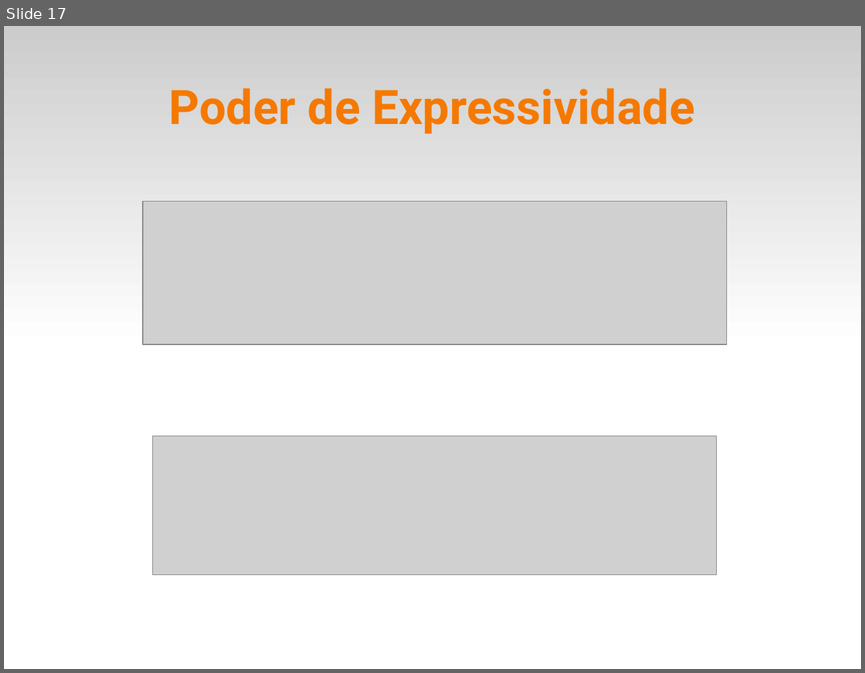
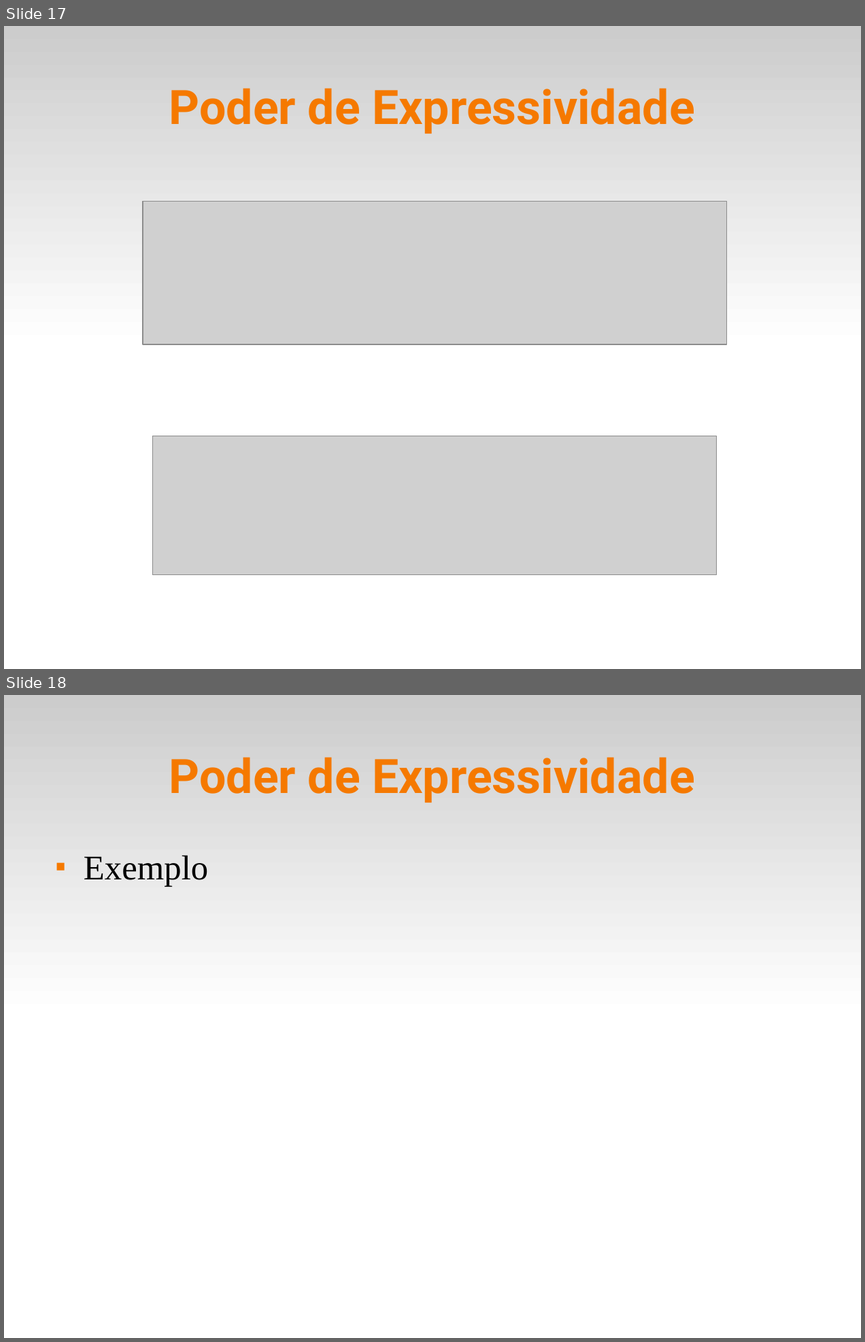
Before and after one commit to fsantanna-uerj/EDL, a slide deck: slides/edl-01.odp. Shown one above the other, each under a label of ours: slide 17 before the commit, slides 17 and 18 after it. The pictures are 865x673 and 865x1342 pixels, drawn with LibreOffice and Linux fonts; fonts in the diff are those of the drawing; grey boxes stand for pictures. Boxes give left, top, right and bottom in pixels: in the first picture for what was removed or moved away, otherwise in the second. Text is boxed around its words. In the diff, an @@ line names an element or a change of style, - is before the commit and + after.

```diff
--- a/slides/edl-01.odp
+++ b/slides/edl-01.odp
@@ slide 18 added at (4,695,861,1338), background #FFFFFF; not listed: 1 template element that a slide beside it also shows @@
@@ title added at (169,757,695,802), 44 pt, text #F57900, bold @@
+Poder de Expressividade
@@ text added at (84,855,208,887), 32 pt, text #000000 @@
+■ Exemplo
```
Also in this commit, not shown: 1 slide changed, 3 other files.
